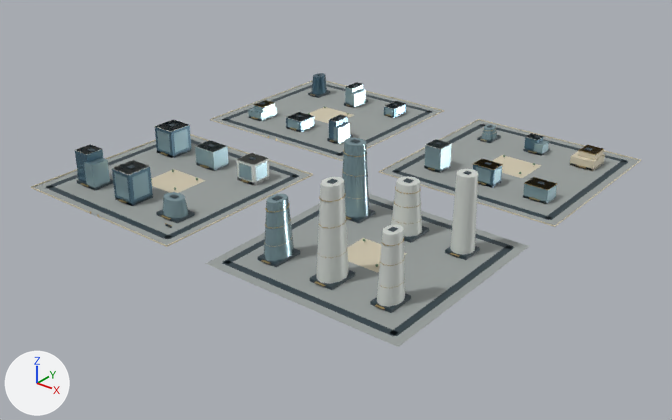
What one commit did to the glTF model web/public/assets/3d/ampliworld/GC-CITY-2030/GC-TILE-07-07.glb.
Rendered twice from a 50 mm lens placed at (-2080.0, 6822.0, 653.0), pointed at (-2978.0, 7945.0, -43.0). Arrows for +X, +Y and +Z are at lower left; the lights stay in place. The first picture is the older version. Where no turn or scale is listed for an object, it has been applied to the vertices. Vertices at exactly the same position are counted once.

The first picture shows 'GC-TILE-07-07-blue', 'GC-TILE-07-07-dark', 'GC-TILE-07-07-glass', 'GC-TILE-07-07-gold', 'GC-TILE-07-07-ivory', 'GC-TILE-07-07-paving', 'GC-TILE-07-07-white' and 1 more.
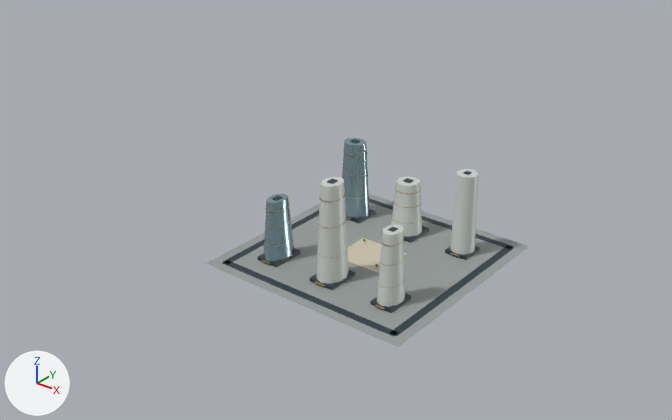
Location of each change, [x1, y1, x2, y2] in pixels of the pictures (672 x 420 px):
'GC-TILE-07-07-paving', reshaped (47% narrower, 42% shorter)
    before: [33, 82, 640, 347]
    after: [206, 193, 529, 347]
'GC-TILE-07-07-glass', reshaped (78% narrower, 31% shorter)
    before: [84, 83, 557, 262]
    after: [264, 138, 369, 262]
'GC-TILE-07-07-white', reshaped (65% narrower, 38% shorter)
    before: [75, 82, 544, 307]
    after: [316, 169, 478, 307]
'GC-TILE-07-07-dark', reshaped (50% narrower, 25% shorter)
    before: [45, 74, 629, 336]
    after: [222, 139, 514, 336]
'GC-TILE-07-07-ivory', reshaped
    before: [31, 80, 641, 273]
    after: [347, 238, 407, 273]
'GC-TILE-07-07-blue', deleted
    before: [75, 73, 544, 206]
'GC-TILE-07-07-gold', reshaped (62% narrower, 26% shorter)
    before: [81, 94, 604, 309]
    after: [261, 150, 460, 309]
part 1 of me_mesh_0, deleted
    before: [212, 82, 441, 160]
part 2 of me_mesh_0, deleted
    before: [381, 120, 640, 225]
part 3 of me_mesh_0, deleted
    before: [33, 135, 310, 245]
part 4 of me_mesh_1, deleted
    before: [45, 74, 629, 239]
part 5 of me_mesh_2, deleted
    before: [31, 80, 641, 247]
part 6 of me_mesh_7, deleted
    before: [84, 83, 557, 218]
part 7 of me_mesh_5, deleted
    before: [81, 94, 604, 226]
part 8 of me_mesh_8, deleted
    before: [75, 82, 544, 186]

Diff of the bpy script that builds the scene:
```diff
--- a/web/public/assets/3d/ampliworld/GC-CITY-2030/GC-TILE-07-07.glb.py
+++ b/web/public/assets/3d/ampliworld/GC-CITY-2030/GC-TILE-07-07.glb.py
@@ me_mesh_0 @@
 # used by ob_gc_tile_07_07_paving; location = (0.0, 0.0, 0.0)
-me_mesh_0.from_pydata(...)  # 32 vertices, 48 faces; spans x -3379.0..-2621.0, y 7621.0..8379.0, z 0.0
+me_mesh_0.from_pydata(...)  # 8 vertices, 12 faces; spans x -2959.0..-2621.0, y 7621.0..7959.0, z 0.0
+# me_mesh_0 part 1: the loose piece of 8 vertices spanning x -3379.0..-3041.0, y 8041.0..8379.0, z 0.0 is deleted
+# me_mesh_0 part 2: the loose piece of 8 vertices spanning x -2959.0..-2621.0, y 8041.0..8379.0, z 0.0 is deleted
+# me_mesh_0 part 3: the loose piece of 8 vertices spanning x -3379.0..-3041.0, y 7621.0..7959.0, z 0.0 is deleted
 me_mesh_0.materials.append(mat_paving)
@@ me_mesh_1 @@
 # used by ob_gc_tile_07_07_dark; location = (0.0, 0.0, 0.0)
-me_mesh_1.from_pydata(...)  # 520 vertices, 780 faces; spans x -3364.0..-2636.0, y 7636.0..8364.0, z 0.0..149.0
+me_mesh_1.from_pydata(...)  # 128 vertices, 192 faces; spans x -2944.0..-2636.0, y 7636.0..7944.0, z 0.0..149.0
+# me_mesh_1 part 4: 49 loose pieces with 392 vertices, spanning x -3364.0..-2636.0, y 7636.0..8364.0, z 0.0..61.0, are deleted
 me_mesh_1.materials.append(mat_dark)
@@ me_mesh_2 @@
 # used by ob_gc_tile_07_07_ivory; location = (0.0, 0.0, 0.0)
-me_mesh_2.from_pydata(...)  # 168 vertices, 252 faces; spans x -3380.0..-2620.0, y 7620.0..8380.0, z 0.0..29.0
+me_mesh_2.from_pydata(...)  # 8 vertices, 12 faces; spans x -2830.0..-2750.0, y 7754.0..7826.0, z 0.0
+# me_mesh_2 part 5: 20 loose pieces with 160 vertices, spanning x -3380.0..-2620.0, y 7620.0..8380.0, z 0.0..29.0, are deleted
 me_mesh_2.materials.append(mat_ivory)
@@ me_mesh_5 @@
 # used by ob_gc_tile_07_07_gold; location = (0.0, 0.0, 0.0)
-me_mesh_5.from_pydata(...)  # 946 vertices, 1608 faces; spans x -3322.0..-2668.0, y 7620.0..8323.0, z 0.0..127.0
+me_mesh_5.from_pydata(...)  # 444 vertices, 792 faces; spans x -2913.0..-2674.0, y 7672.0..7905.0, z 4.0..127.0
+# me_mesh_5 part 7: 47 loose pieces with 502 vertices, spanning x -3322.0..-2668.0, y 7620.0..8323.0, z 0.0..37.0, are deleted
 me_mesh_5.materials.append(mat_gold)
@@ me_mesh_7 @@
 # used by ob_gc_tile_07_07_glass; location = (0.0, 0.0, 0.0)
-me_mesh_7.from_pydata(...)  # 456 vertices, 712 faces; spans x -3332.0..-2669.0, y 7676.0..8323.0, z 0.0..124.0
+me_mesh_7.from_pydata(...)  # 44 vertices, 80 faces; spans x -2914.0..-2866.0, y 7676.0..7903.0, z 5.0..124.0
+# me_mesh_7 part 6: 48 loose pieces with 412 vertices, spanning x -3332.0..-2669.0, y 7680.0..8323.0, z 0.0..50.0, are deleted
 me_mesh_7.materials.append(mat_glass)
@@ me_mesh_8 @@
 # used by ob_gc_tile_07_07_white; location = (0.0, 0.0, 0.0)
-me_mesh_8.from_pydata(...)  # 184 vertices, 304 faces; spans x -3335.0..-2673.0, y 7676.0..8323.0, z 0.0..148.0
+me_mesh_8.from_pydata(...)  # 88 vertices, 160 faces; spans x -2814.0..-2673.0, y 7676.0..7907.0, z 5.0..148.0
+# me_mesh_8 part 8: 12 loose pieces with 96 vertices, spanning x -3335.0..-2784.0, y 7679.0..8323.0, z 0.0..60.0, are deleted
 me_mesh_8.materials.append(mat_white)
@@ ob_gc_tile_07_07_blue @@
-ob_gc_tile_07_07_blue = bpy.data.objects.new('GC-TILE-07-07-blue', me_mesh_6)
-ob_gc_tile_07_07_blue.location = (0.0, 0.0, 0.0)
```
